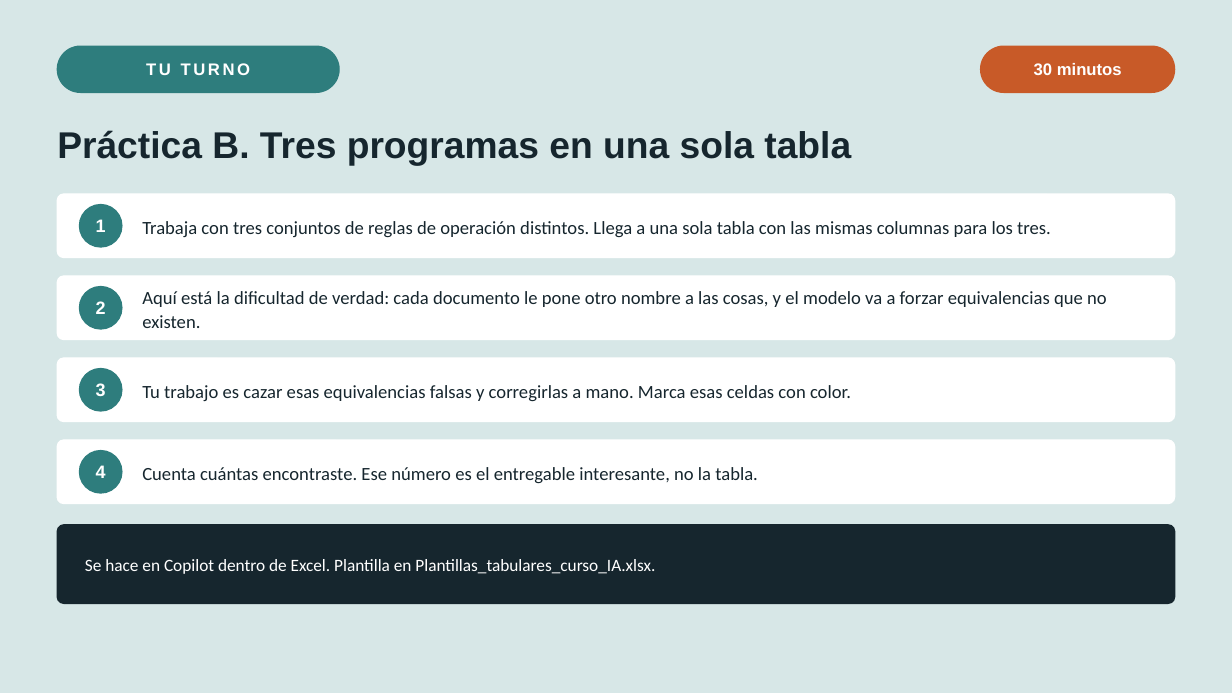
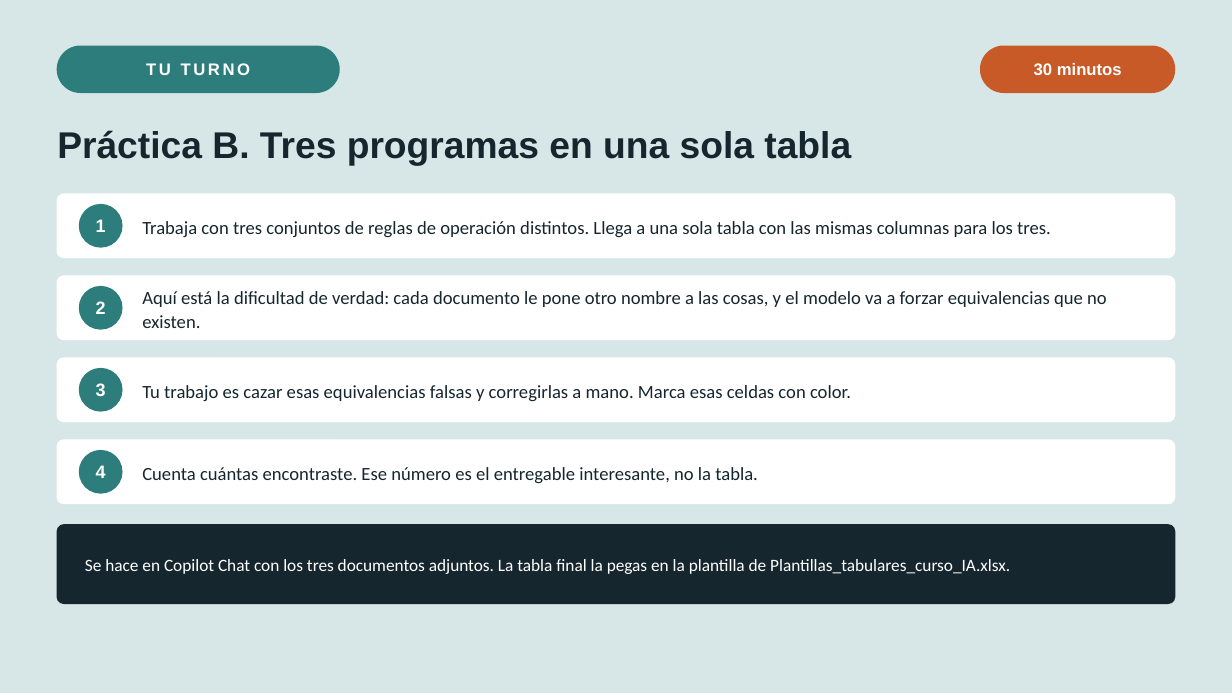
Before and after one commit to marvtrejo/curso-inegi-gen-ai, a slide deck: slide 8 of sesion-04/Sesion_04_PLN_Gestion_Documental.pptx. Drawn at 1232x693 pixels with LibreOffice and Linux fonts; fonts in the diff are those of the drawing. Boxes give left, top, right and bottom in pixels: in the first picture for what was removed or moved away, otherwise in the second. Text is boxed around its words. In the diff, an @@ line names an element or a change of style, - is before the commit and + after.

```diff
--- a/sesion-04/Sesion_04_PLN_Gestion_Documental.pptx
+++ b/sesion-04/Sesion_04_PLN_Gestion_Documental.pptx
@@ text at (85, 559, 1010, 574): text changed @@
-Se hace en Copilot dentro de Excel. Plantilla en Plantillas_tabulares_curso_IA.xlsx.
+Se hace en Copilot Chat con los tres documentos adjuntos. La tabla final la pegas en la plantilla de Plantillas_tabulares_curso_IA.xlsx.
```
Also in this commit, not shown: 2 other slides changed, 3 other files.
